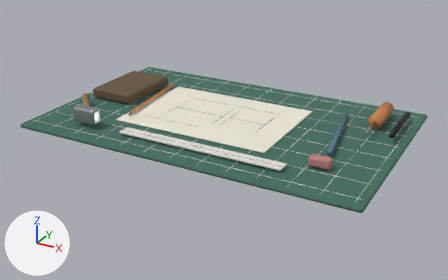
What one commit did to the glTF model furniture_pack/models/drafting_kit.glb.
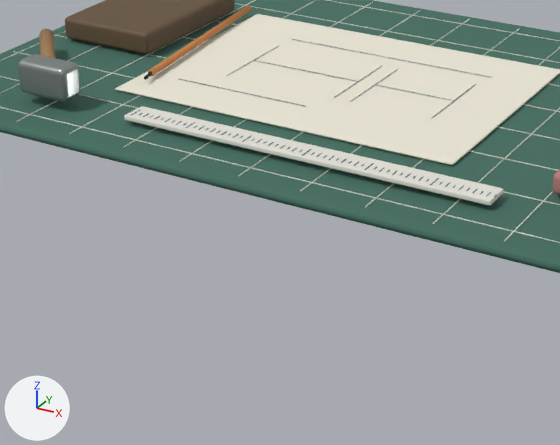
Each version is shown whole from a 50 mm camera at (0.502, -0.926, 0.427) aimed at (0.004, -0.021, -0.025), then close up on the part from 15% to 70% of the width and 29% to 99% of the height. Every picture has the same lights, and +X, +Y and +Z are marked at lower left. The first two pictures are the older version. Where no turn or scale is listed for an object, it has been applied to the vertices. Vertices at exactly the same position are counted once.

Objects in the first close-up: 'drafting_kit_Mesh'.
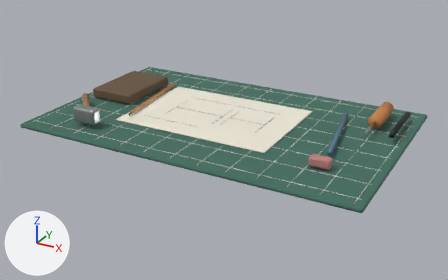
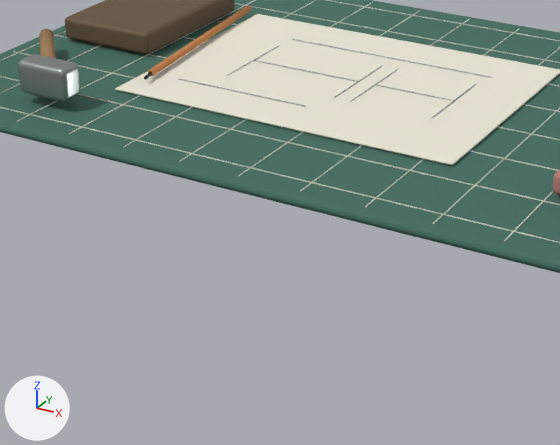
What differs and where, as boxes (x1, y1, x2, y2) in the close-ups (560 x 445 px):
```json
{"part": 1, "of": "me_cube_009", "change": "deleted", "before": [124, 106, 503, 206]}
```

The change, as JSON lines over the scene's bpy script:
```json
{"block": "me_cube_009", "where": "# used by ob_drafting_kit_mesh; location = (0.0, 0.0, 0.004)"}
{"op": "remove", "block": "me_cube_009", "code": "me_cube_009.from_pydata(...)  # 1560 vertices, 2684 faces; spans x -0.315..0.315, y -0.2..0.2, z -0.004..0.04"}
{"op": "add", "block": "me_cube_009", "code": "me_cube_009.from_pydata(...)  # 984 vertices, 1776 faces; spans x -0.315..0.315, y -0.2..0.2, z -0.004..0.04"}
{"block": "me_cube_009", "change": "me_cube_009 part 1: 61 loose pieces with 576 vertices, spanning x -0.125..0.175, y -0.156..-0.134, z 0.008..0.012, are deleted"}
```
